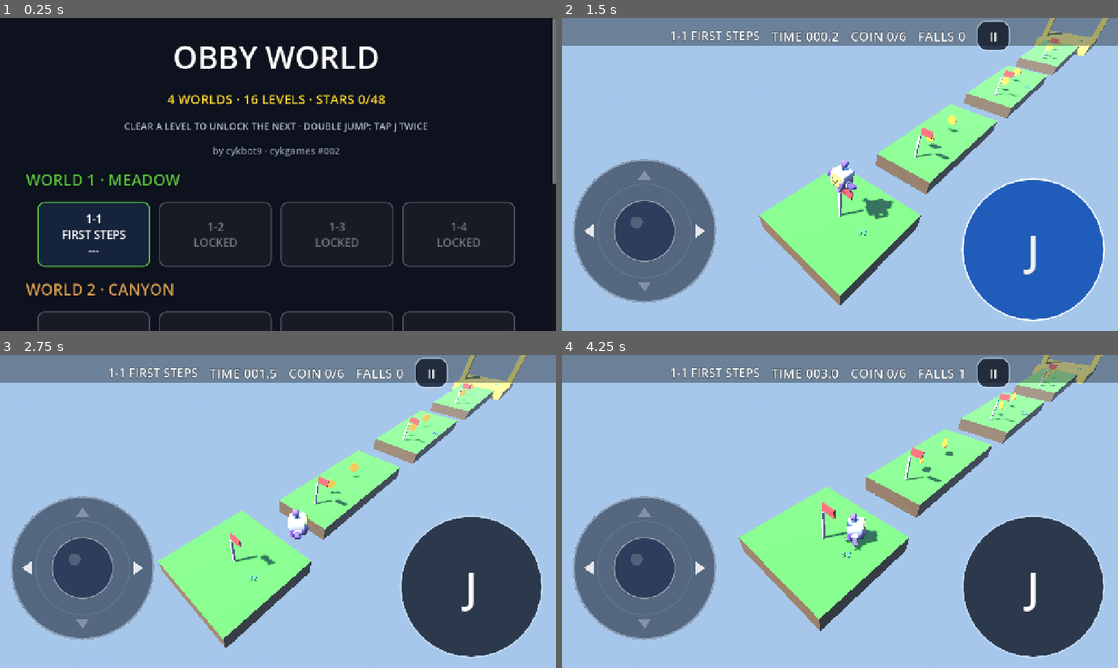
Above: before the commit, frames 1-4 (two rows, left to right).
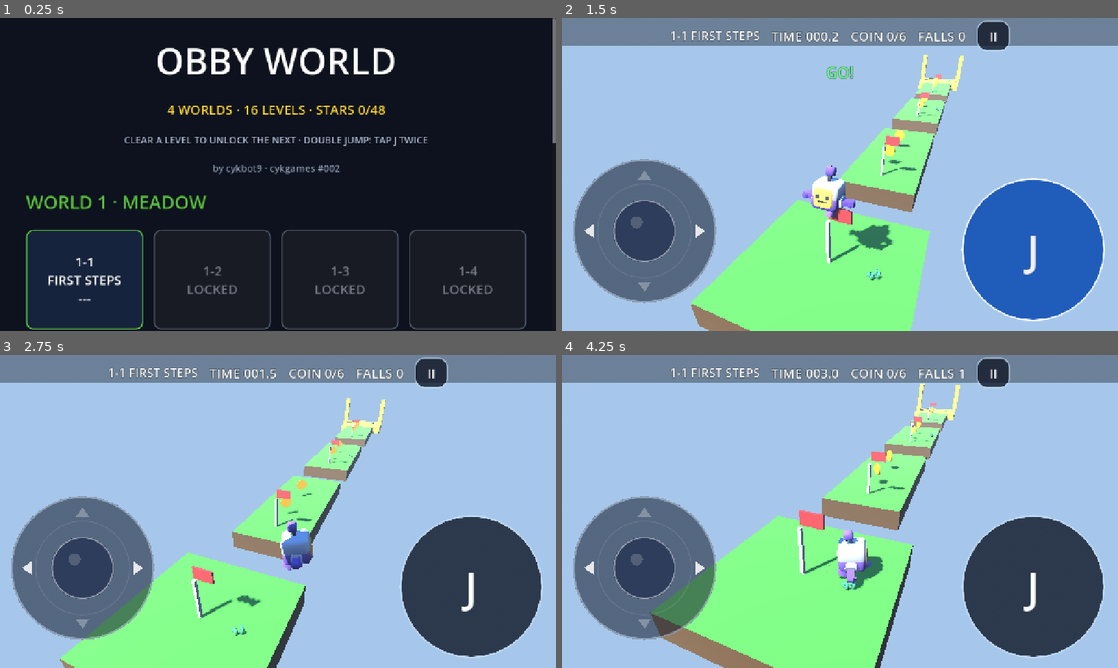
Above: after the commit, the same moments.

Repository: cykgames/002-obby
Game: Godot game, scene res://LevelSelect.tscn
The game is run twice, just before and just after one commit, with the same random seed, the same clock (stepped at 60 frames per second) and the same inputs. Sound files missing from this copy of the repository are replaced by a short silence.
Inputs (mouse positions are in pixels of both pictures, inside the frame that each line leads up to):
- Up to frame 1 (0.25 s): no input
- Up to frame 2 (1.5 s): click "1-1 FIRST STEPS ---" at 0.5 s; click "J" at 1.25 s
- Up to frame 3 (2.75 s): move the mouse to (400, 495) at 2.02 s; hold Right (move_right) from 2.03 s (still down); tap Space (jump) at 2.1, 2.27, 2.57 s; click (400, 495) at 2.17 s
- Up to frame 4 (4.25 s): release Right (move_right) at 2.75 s; drag from (728, 527) to (812, 574) at 2.77 s; move the mouse to (895, 442) at 3.52 s; hold Right (move_right) from 3.53 s (still down); tap Space (jump) at 3.6 s; click (895, 442) at 3.67 s

The runs differ from the first frame. In frame 1, 16% of the frame differs, in the area x 4-100%, y 8-100%; in frame 2, 20%; in frame 3, 18%; in frame 4, 22%, in the area x 15-98%, y 0-100%.

Commit message:
fix(ux): single entry gate, closer camera, bigger level select
- level select tap now starts the level directly (2s "GET READY" banner, touch-through);
  removed the second TAP TO START gate that stalled every entry
- camera rig pulled 1.55x closer: character ~11% of screen height, ~3 platforms visible ahead
- level select buttons 150->230 design px, 4 worlds spread over 0.61 of the screen
- tools/test_level_select: portrait layout regression (16 buttons, no clipping)

Diff:
--- a/CameraRig.gd
+++ b/CameraRig.gd
@@ -8,8 +8,14 @@
 var _look := Vector3.ZERO
 var _initialized := false
 
-const OFFSET := Vector3(6.5, 9.0, 6.5)
-const LOOK_AHEAD := Vector3(0, 0.8, 0)
+# Portrait framing pass (critic 2026-11-16): ~1.55x closer than the legacy
+# (6.5, 9, 6.5) rig so the character reads ~11% of screen height (was ~6%).
+# Yaw is biased toward the course direction (-Z; 14/16 levels run straight)
+# and pitch lowered to ~27deg so 2-3 pads ahead stay inside the narrow
+# portrait horizontal FOV. Jump physics and camera-relative controls are
+# unchanged; only the vantage point moves.
+const OFFSET := Vector3(3.0, 4.8, 6.2)
+const LOOK_AHEAD := Vector3(0, 0.8, -1.0)
 const FOLLOW_K := 5.0
 
 
--- a/HUD.gd
+++ b/HUD.gd
@@ -32,6 +32,7 @@
 var _pause_panel: ColorRect
 var _flash: ColorRect
 var _joy: Joystick
+var _start_banner: PanelContainer
 
 @onready var player: CharacterBody3D = get_parent().get_node("Player")
 
@@ -39,11 +40,13 @@
 func _ready() -> void:
 	process_mode = Node.PROCESS_MODE_ALWAYS
 	_build_ui()
-	msg_label_set("TAP TO START")
-	_center_button.text = "START"
-	_center_button.visible = true
 	if DisplayServer.get_name() == "headless":
 		start_run()
+	else:
+		# Single entry gate: tapping a level in the select screen loads this
+		# scene and the run auto-starts after a short non-blocking banner.
+		# Stick/jump input starts it even earlier (see _on_stick_pressed).
+		get_tree().create_timer(1.5).timeout.connect(start_run)
 
 
 func _mk_label(text: String, size: int) -> Label:
@@ -152,6 +155,8 @@
 	_center_button = _mk_button("START", 60)
 	_centered(_center_button, 56, 196, 380)
 	_center_button.pressed.connect(_on_center_pressed)
+	# Hidden until the finish panel reuses it (NEXT LEVEL / LEVEL SELECT).
+	_center_button.visible = false
 	add_child(_center_button)
 	_restart_button = _mk_button("RESTART", 46)
 	_centered(_restart_button, 216, 336, 185)
@@ -222,6 +227,29 @@
 	plevels.pressed.connect(_on_exit_pressed)
 	pv.add_child(plevels)
 
+	# Start banner: bottom strip above the touch controls, never covers the
+	# character (screen center). Input passes through; the run auto-starts
+	# 1.5s after load, or immediately on stick/jump input.
+	_start_banner = PanelContainer.new()
+	var bsb := StyleBoxFlat.new()
+	bsb.bg_color = Color(0.05, 0.08, 0.14, 0.85)
+	bsb.border_color = Color(1.0, 0.85, 0.2, 0.9)
+	bsb.set_border_width_all(3)
+	bsb.set_corner_radius_all(16)
+	bsb.set_content_margin_all(16)
+	_start_banner.add_theme_stylebox_override("panel", bsb)
+	_start_banner.set_anchors_preset(Control.PRESET_BOTTOM_WIDE)
+	_start_banner.offset_left = 60.0
+	_start_banner.offset_right = -60.0
+	_start_banner.offset_top = -640.0
+	_start_banner.offset_bottom = -520.0
+	_start_banner.mouse_filter = Control.MOUSE_FILTER_IGNORE
+	var bl := _mk_label("GET READY!  STICK: MOVE · J: JUMP", 34)
+	bl.horizontal_alignment = HORIZONTAL_ALIGNMENT_CENTER
+	bl.mouse_filter = Control.MOUSE_FILTER_IGNORE
+	_start_banner.add_child(bl)
+	add_child(_start_banner)
+
 
 func msg_label_set(text: String) -> void:
 	_msg_label.text = text
@@ -307,6 +335,8 @@
 	player.started = true
 	_msg_label.visible = false
 	_center_button.visible = false
+	_start_banner.visible = false
+	toast("GO!")
 	run_started.emit()
 
 
--- a/LevelSelect.gd
+++ b/LevelSelect.gd
@@ -40,13 +40,18 @@
 	margin.add_theme_constant_override("margin_top", 40)
 	margin.add_theme_constant_override("margin_bottom", 40)
 	margin.size_flags_horizontal = Control.SIZE_EXPAND_FILL
+	margin.size_flags_vertical = Control.SIZE_EXPAND_FILL
 	scroll.add_child(margin)
 	var vbox := VBoxContainer.new()
-	vbox.add_theme_constant_override("separation", 26)
+	vbox.add_theme_constant_override("separation", 34)
 	vbox.size_flags_horizontal = Control.SIZE_EXPAND_FILL
+	vbox.size_flags_vertical = Control.SIZE_EXPAND_FILL
+	# Center vertically: portrait screens previously left ~52% dead space
+	# below the four world rows.
+	vbox.alignment = BoxContainer.ALIGNMENT_CENTER
 	margin.add_child(vbox)
 
-	var title := _mk_label("OBBY WORLD", 72)
+	var title := _mk_label("OBBY WORLD", 84)
 	title.horizontal_alignment = HORIZONTAL_ALIGNMENT_CENTER
 	vbox.add_child(title)
 	var sub := _mk_label("%d WORLDS · %d LEVELS · STARS %d/%d" % [Game.WORLD_COUNT, Game.LEVEL_COUNT, Game.total_stars(), Game.LEVEL_COUNT * 3], 30, Color(1.0, 0.85, 0.2))
@@ -60,10 +65,10 @@
 	vbox.add_child(author)
 
 	for w in range(Game.WORLD_COUNT):
-		var wl := _mk_label("WORLD %d · %s" % [w + 1, WORLD_NAMES[w]], 36, WORLD_COLORS[w])
+		var wl := _mk_label("WORLD %d · %s" % [w + 1, WORLD_NAMES[w]], 42, WORLD_COLORS[w])
 		vbox.add_child(wl)
 		var row := HBoxContainer.new()
-		row.add_theme_constant_override("separation", 20)
+		row.add_theme_constant_override("separation", 24)
 		row.alignment = BoxContainer.ALIGNMENT_CENTER
 		vbox.add_child(row)
 		for i in range(Game.PER_WORLD):
@@ -77,8 +82,9 @@
 				b.text = "%d-%d\n%s\n%s" % [w + 1, i + 1, lname, star_text]
 			else:
 				b.text = "%d-%d\nLOCKED" % [w + 1, i + 1]
-			b.add_theme_font_size_override("font_size", 26)
-			b.custom_minimum_size = Vector2(260, 150)
+			b.add_theme_font_size_override("font_size", 30)
+			b.custom_minimum_size = Vector2(240, 230)
+			b.size_flags_horizontal = Control.SIZE_EXPAND_FILL
 			b.disabled = not unlocked
 			var sb := StyleBoxFlat.new()
 			if unlocked:
--- /dev/null
+++ b/tools/test_level_select.gd
@@ -0,0 +1,64 @@
+extends Node
+## Headless portrait layout smoke test for LevelSelect (no device needed).
+## Forces a 1080x2400 portrait window, builds the menu UI explicitly (the
+## normal _ready skips it in headless), then asserts every button is fully
+## on-screen, >=120 screen px tall, and content covers >=45% of the height.
+## Run: Godot_v4.7.2-stable_win64_console.exe --headless --path . res://tools/test_level_select.tscn
+
+const EXPECT_COUNT := 16
+
+var _fails := 0
+
+
+func _expect(cond: bool, what: String) -> void:
+	if not cond:
+		_fails += 1
+		print("LAYOUT_FAIL: ", what)
+
+
+func _ready() -> void:
+	get_window().size = Vector2i(1080, 2400)
+	# Attach the script AFTER tree entry so the headless scene-skip in
+	# LevelSelect._ready never runs; we drive _build_ui ourselves.
+	var sel := Control.new()
+	add_child(sel)
+	sel.set_script(load("res://LevelSelect.gd"))
+	sel.set_anchors_preset(Control.PRESET_FULL_RECT)
+	sel._build_ui()
+	await get_tree().process_frame
+	await get_tree().process_frame
+	var vr := get_viewport().get_visible_rect().size
+	var scale_x := 1080.0 / vr.x
+	var buttons: Array = []
+	var labels: Array = []
+	_collect(sel, buttons, labels)
+	_expect(buttons.size() == EXPECT_COUNT, "button count %d != %d" % [buttons.size(), EXPECT_COUNT])
+	var union := Rect2()
+	var first := true
+	for b in buttons:
+		var r: Rect2 = b.get_global_rect()
+		var tag: String = b.text.split("\n")[0]
+		_expect(r.position.x >= -0.5 and r.end.x <= vr.x + 0.5, "button %s inside width (%s)" % [tag, r])
+		_expect(r.position.y >= -0.5 and r.end.y <= vr.y + 0.5, "button %s inside height (%s)" % [tag, r])
+		_expect(r.size.y * scale_x >= 120.0, "button %s >=120px tall (%.0f)" % [tag, r.size.y * scale_x])
+	for c in buttons + labels:
+		var r2: Rect2 = c.get_global_rect()
+		union = r2 if first else union.merge(r2)
+		first = false
+	var coverage := union.size.y / vr.y
+	_expect(coverage >= 0.45, "content coverage %.2f >= 0.45" % coverage)
+	print("CANVAS=", vr, " BUTTONS=", buttons.size(), " COVERAGE=", snappedf(coverage, 0.01))
+	if _fails == 0:
+		print("LEVEL_SELECT_LAYOUT_PASS")
+	else:
+		print("LEVEL_SELECT_LAYOUT_FAIL count=", _fails)
+	get_tree().quit(0 if _fails == 0 else 1)
+
+
+func _collect(n: Node, buttons: Array, labels: Array) -> void:
+	if n is Button:
+		buttons.append(n)
+	elif n is Label:
+		labels.append(n)
+	for c in n.get_children():
+		_collect(c, buttons, labels)
--- /dev/null
+++ b/tools/test_level_select.tscn
@@ -0,0 +1,6 @@
+[gd_scene load_steps=2 format=3]
+
+[ext_resource type="Script" path="res://tools/test_level_select.gd" id="1"]
+
+[node name="LevelSelectLayoutTest" type="Node"]
+script = ExtResource("1")
Not shown, added: tools/test_level_select.gd.uid
